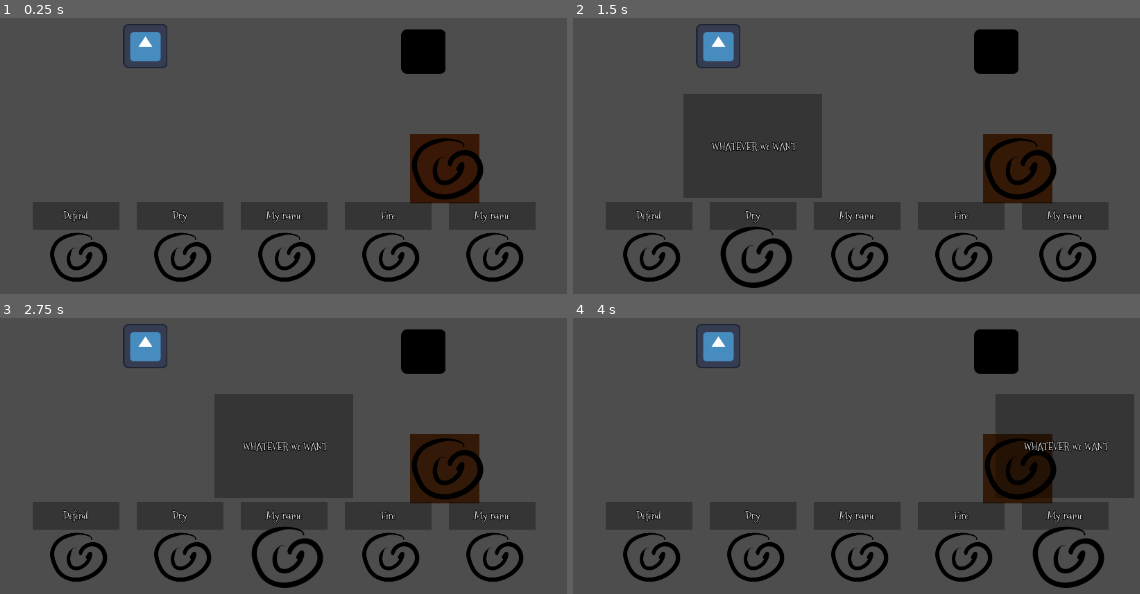
Above: before the commit, frames 1-4 (two rows, left to right).
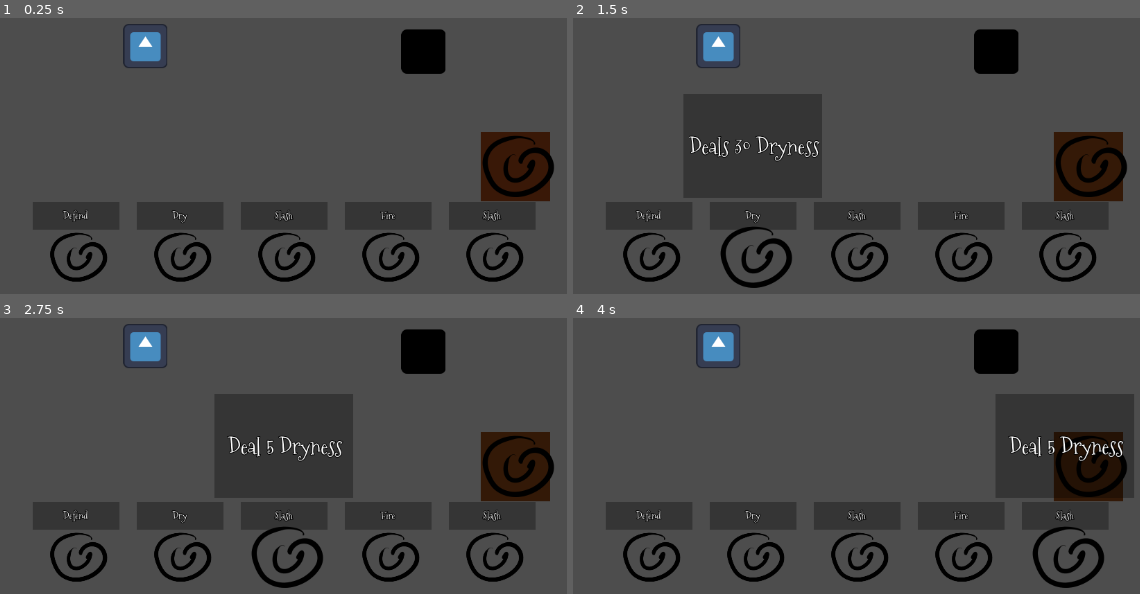
Above: after the commit, the same moments.

Repository: Ofir160/Alice-in-biscuitland
Game: Godot game, scene res://Scenes/battle.tscn
The game is run twice, just before and just after one commit, with the same random seed, the same clock (stepped at 60 frames per second) and the same inputs. The engine's default icon, where the game draws it, is replaced by a stand-in: a white triangle on a blue panel in a dark square.
Inputs (mouse positions are in pixels of both pictures, inside the frame that each line leads up to):
- Up to frame 1 (0.25 s): no input
- Up to frame 2 (1.5 s): tap Enter at 0.5 s; move the mouse to (646, 258) at 0.52 s; click (646, 258) at 0.6 s; tap Space at 1.25 s; move the mouse to (754, 258) at 1.27 s; click (754, 258) at 1.35 s
- Up to frame 3 (2.75 s): tap Enter at 2 s; move the mouse to (283, 558) at 2.02 s; click (283, 558) at 2.1 s
- Up to frame 4 (4 s): tap Space at 2.75 s; move the mouse to (964, 558) at 2.77 s; click (964, 558) at 2.85 s; tap Enter at 3.5 s; move the mouse to (1066, 558) at 3.52 s; click (1066, 558) at 3.6 s

The runs differ from the first frame. In frame 1, 6.4% of the frame differs, in the area x 46-98%, y 41-75%; in frame 2, 7.0%, in the area x 20-98%, y 41-75%; in frame 3, 7.0%; in frame 4, 6.2%.

Commit message:
Made some major changes to how everyhting is structured
Added the core game loop

Diff:
--- a/alice-in-biscuitland/Scenes/battle.tscn
+++ b/alice-in-biscuitland/Scenes/battle.tscn
@@ -1,11 +1,12 @@
-[gd_scene load_steps=8 format=3 uid="uid://c4vmrw7mh2obl"]
+[gd_scene load_steps=9 format=3 uid="uid://c4vmrw7mh2obl"]
 
 [ext_resource type="PackedScene" uid="uid://d1g5dkte4qqt" path="res://Scenes/deck_manager.tscn" id="1_w7k78"]
-[ext_resource type="PackedScene" uid="uid://buxd6cop4cing" path="res://Scenes/turn_manager.tscn" id="2_f6xt6"]
+[ext_resource type="PackedScene" uid="uid://buxd6cop4cing" path="res://Scenes/battle_manager.tscn" id="2_f6xt6"]
 [ext_resource type="PackedScene" uid="uid://2i6y7s6bk7vx" path="res://Scenes/biscuit.tscn" id="2_oxf17"]
 [ext_resource type="PackedScene" uid="uid://cavaphfau3v73" path="res://Scenes/teacup.tscn" id="3_1ruyk"]
 [ext_resource type="PackedScene" uid="uid://bibjx7qtlym8v" path="res://Scenes/enemy.tscn" id="4_1otgo"]
 [ext_resource type="PackedScene" uid="uid://c51ytetp1qhe2" path="res://Scenes/player.tscn" id="5_pd5xk"]
+[ext_resource type="PackedScene" uid="uid://djc7320s1ql4n" path="res://Scenes/table.tscn" id="7_ww2ai"]
 
 [sub_resource type="QuadMesh" id="QuadMesh_f6xt6"]
 size = Vector2(200, 200)
@@ -15,54 +16,68 @@
 [node name="Camera2D" type="Camera2D" parent="."]
 zoom = Vector2(0.5, 0.5)
 
-[node name="InitialBiscuits" type="Node" parent="."]
+[node name="BiscuitData" type="Node" parent="."]
 
-[node name="Biscuit" parent="InitialBiscuits" instance=ExtResource("2_oxf17")]
+[node name="Biscuit" parent="BiscuitData" instance=ExtResource("2_oxf17")]
 position = Vector2(1699, 1391)
 cardName = "Dry"
+Description = "Deals 30 Dryness"
 Img = "res://Assets/Sprites/placeholder.png"
 dryness = 30
 defense = 0
 special = 0
 
-[node name="Biscuit2" parent="InitialBiscuits" instance=ExtResource("2_oxf17")]
+[node name="Biscuit2" parent="BiscuitData" instance=ExtResource("2_oxf17")]
 position = Vector2(1699, 1391)
 cardName = "Defend"
+Description = "Adds 5 Defense"
 Img = "res://Assets/Sprites/placeholder.png"
 dryness = 0
 special = 0
 
-[node name="Biscuit3" parent="InitialBiscuits" instance=ExtResource("2_oxf17")]
+[node name="Biscuit3" parent="BiscuitData" instance=ExtResource("2_oxf17")]
 position = Vector2(1699, 1391)
 cardName = "Fire"
+Description = "Refills tea"
 Img = "res://Assets/Sprites/placeholder.png"
 dryness = 0
 defense = 0
 special = 0
 onDunkSpecial = 1
 
-[node name="Biscuit4" parent="InitialBiscuits" instance=ExtResource("2_oxf17")]
+[node name="Biscuit4" parent="BiscuitData" instance=ExtResource("2_oxf17")]
 position = Vector2(1699, 1391)
+cardName = "Slash"
+Description = "Deal 5 Dryness"
 Img = "res://Assets/Sprites/placeholder.png"
+dryness = 5
+defense = 0
+special = 0
 
-[node name="Biscuit5" parent="InitialBiscuits" instance=ExtResource("2_oxf17")]
+[node name="Biscuit5" parent="BiscuitData" instance=ExtResource("2_oxf17")]
 position = Vector2(1699, 1391)
+cardName = "Slash"
+Description = "Deal 5 Dryness"
 Img = "res://Assets/Sprites/placeholder.png"
+dryness = 5
+defense = 0
+special = 0
 
-[node name="Turn Manager" parent="." instance=ExtResource("2_f6xt6")]
+[node name="Battle Manager" parent="." node_paths=PackedStringArray("teacup", "table", "player", "enemy") instance=ExtResource("2_f6xt6")]
 cardsToPlay = 3
+teacup = NodePath("Teacup")
+table = NodePath("Table")
+player = NodePath("Player")
+enemy = NodePath("Enemy")
 
-[node name="Deck Manager" parent="Turn Manager" node_paths=PackedStringArray("teacup", "player", "currentEnemy", "initialDeck", "handBiscuits") instance=ExtResource("1_w7k78")]
-teacup = NodePath("../Teacup")
-player = NodePath("../Player")
-currentEnemy = NodePath("../Enemy")
-cardsToPlay = 3
-initialDeck = [NodePath("../../InitialBiscuits/Biscuit"), NodePath("../../InitialBiscuits/Biscuit2"), NodePath("../../InitialBiscuits/Biscuit3"), NodePath("../../InitialBiscuits/Biscuit4"), NodePath("../../InitialBiscuits/Biscuit5")]
+[node name="Deck Manager" parent="Battle Manager" node_paths=PackedStringArray("battleManager", "initialDeck", "handBiscuits") instance=ExtResource("1_w7k78")]
+battleManager = NodePath("..")
+initialDeck = [NodePath("../../BiscuitData/Biscuit"), NodePath("../../BiscuitData/Biscuit2"), NodePath("../../BiscuitData/Biscuit3"), NodePath("../../BiscuitData/Biscuit4"), NodePath("../../BiscuitData/Biscuit5")]
 handBiscuits = [NodePath("../HandDisplayBiscuits/1"), NodePath("../HandDisplayBiscuits/2"), NodePath("../HandDisplayBiscuits/3"), NodePath("../HandDisplayBiscuits/4"), NodePath("../HandDisplayBiscuits/5")]
 
-[node name="HandDisplayBiscuits" type="Node" parent="Turn Manager"]
+[node name="HandDisplayBiscuits" type="Node" parent="Battle Manager"]
 
-[node name="1" parent="Turn Manager/HandDisplayBiscuits" instance=ExtResource("2_oxf17")]
+[node name="1" parent="Battle Manager/HandDisplayBiscuits" instance=ExtResource("2_oxf17")]
 position = Vector2(0, 2000)
 timeToReset = 0.5
 cardName = ""
@@ -72,7 +87,7 @@
 defense = 0
 special = 0
 
-[node name="2" parent="Turn Manager/HandDisplayBiscuits" instance=ExtResource("2_oxf17")]
+[node name="2" parent="Battle Manager/HandDisplayBiscuits" instance=ExtResource("2_oxf17")]
 position = Vector2(0, 2000)
 timeToReset = 0.5
 cardName = ""
@@ -82,7 +97,7 @@
 defense = 0
 special = 0
 
-[node name="3" parent="Turn Manager/HandDisplayBiscuits" instance=ExtResource("2_oxf17")]
+[node name="3" parent="Battle Manager/HandDisplayBiscuits" instance=ExtResource("2_oxf17")]
 position = Vector2(0, 2000)
 timeToReset = 0.5
 cardName = ""
@@ -92,7 +107,7 @@
 defense = 0
 special = 0
 
-[node name="4" parent="Turn Manager/HandDisplayBiscuits" instance=ExtResource("2_oxf17")]
+[node name="4" parent="Battle Manager/HandDisplayBiscuits" instance=ExtResource("2_oxf17")]
 position = Vector2(0, 2000)
 timeToReset = 0.5
 cardName = ""
@@ -102,7 +117,7 @@
 defense = 0
 special = 0
 
-[node name="5" parent="Turn Manager/HandDisplayBiscuits" instance=ExtResource("2_oxf17")]
+[node name="5" parent="Battle Manager/HandDisplayBiscuits" instance=ExtResource("2_oxf17")]
 position = Vector2(0, 2000)
 timeToReset = 0.5
 cardName = ""
@@ -112,22 +127,25 @@
 defense = 0
 special = 0
 
-[node name="Enemy" parent="Turn Manager" instance=ExtResource("4_1otgo")]
+[node name="Table" parent="Battle Manager" instance=ExtResource("7_ww2ai")]
+position = Vector2(-15, -157)
+
+[node name="Enemy" parent="Battle Manager" instance=ExtResource("4_1otgo")]
 position = Vector2(401, -144)
 
-[node name="Player" parent="Turn Manager" instance=ExtResource("5_pd5xk")]
+[node name="Player" parent="Battle Manager" instance=ExtResource("5_pd5xk")]
 position = Vector2(-401, -160)
 
-[node name="Teacup" parent="Turn Manager" instance=ExtResource("3_1ruyk")]
+[node name="Teacup" parent="Battle Manager" instance=ExtResource("3_1ruyk")]
 z_index = -1
-position = Vector2(462, 195)
+position = Vector2(666, 188)
 
-[node name="Tea" type="MeshInstance2D" parent="Turn Manager/Teacup"]
+[node name="Tea" type="MeshInstance2D" parent="Battle Manager/Teacup"]
 self_modulate = Color(0.229563, 0.091267, 0.0290638, 1)
 show_behind_parent = true
 mesh = SubResource("QuadMesh_f6xt6")
 
-[node name="Timer" type="Timer" parent="Turn Manager"]
+[node name="Timer" type="Timer" parent="Battle Manager"]
 one_shot = true
 
-[connection signal="timeout" from="Turn Manager/Timer" to="Turn Manager" method="_on_timer_timeout"]
+[connection signal="timeout" from="Battle Manager/Timer" to="Battle Manager" method="_on_timer_timeout"]
--- /dev/null
+++ b/alice-in-biscuitland/Scenes/battle_manager.tscn
@@ -0,0 +1,6 @@
+[gd_scene load_steps=2 format=3 uid="uid://buxd6cop4cing"]
+
+[ext_resource type="Script" uid="uid://bctea4hqcmn2s" path="res://Scripts/battle_manager.gd" id="1_4ke4u"]
+
+[node name="Battle Manager" type="Node"]
+script = ExtResource("1_4ke4u")
--- a/alice-in-biscuitland/Scenes/biscuit.tscn
+++ b/alice-in-biscuitland/Scenes/biscuit.tscn
@@ -172,7 +172,7 @@
 theme_override_constants/outline_size = 8
 theme_override_fonts/normal_font = ExtResource("2_06a0o")
 theme_override_fonts/bold_font = ExtResource("3_8ptjb")
-theme_override_font_sizes/normal_font_size = 30
+theme_override_font_sizes/normal_font_size = 64
 scroll_active = false
 horizontal_alignment = 1
 vertical_alignment = 1
--- a/alice-in-biscuitland/Scenes/enemy.tscn
+++ b/alice-in-biscuitland/Scenes/enemy.tscn
@@ -1,22 +1,11 @@
-[gd_scene load_steps=4 format=3 uid="uid://bibjx7qtlym8v"]
+[gd_scene load_steps=3 format=3 uid="uid://bibjx7qtlym8v"]
 
 [ext_resource type="Script" uid="uid://dwybwf4sdhc0y" path="res://Scripts/enemy.gd" id="1_1f0kj"]
 [ext_resource type="Texture2D" uid="uid://d28u7h7e6kxwx" path="res://Assets/Sprites/icon.svg" id="2_1f0kj"]
 
-[sub_resource type="CircleShape2D" id="CircleShape2D_287tu"]
-radius = 100.0
-
 [node name="Enemy" type="Node2D"]
 script = ExtResource("1_1f0kj")
-
-[node name="Area2D" type="Area2D" parent="."]
-
-[node name="CollisionShape2D" type="CollisionShape2D" parent="Area2D"]
-shape = SubResource("CircleShape2D_287tu")
 
 [node name="Placeholder" type="Sprite2D" parent="."]
 modulate = Color(0, 0, 0, 1)
 texture = ExtResource("2_1f0kj")
-
-[connection signal="mouse_entered" from="Area2D" to="." method="_on_area_2d_mouse_entered"]
-[connection signal="mouse_exited" from="Area2D" to="." method="_on_area_2d_mouse_exited"]
--- a/alice-in-biscuitland/Scenes/player.tscn
+++ b/alice-in-biscuitland/Scenes/player.tscn
@@ -1,21 +1,10 @@
-[gd_scene load_steps=4 format=3 uid="uid://c51ytetp1qhe2"]
+[gd_scene load_steps=3 format=3 uid="uid://c51ytetp1qhe2"]
 
 [ext_resource type="Script" uid="uid://dkli5qsa385yp" path="res://Scripts/player.gd" id="1_cvnsp"]
 [ext_resource type="Texture2D" uid="uid://d28u7h7e6kxwx" path="res://Assets/Sprites/icon.svg" id="1_v0iea"]
 
-[sub_resource type="CircleShape2D" id="CircleShape2D_cvnsp"]
-radius = 100.0
-
 [node name="Player" type="Node2D"]
 script = ExtResource("1_cvnsp")
 
-[node name="Area2D" type="Area2D" parent="."]
-
-[node name="CollisionShape2D" type="CollisionShape2D" parent="Area2D"]
-shape = SubResource("CircleShape2D_cvnsp")
-
 [node name="Sprite2D" type="Sprite2D" parent="."]
 texture = ExtResource("1_v0iea")
-
-[connection signal="mouse_entered" from="Area2D" to="." method="_on_area_2d_mouse_entered"]
-[connection signal="mouse_exited" from="Area2D" to="." method="_on_area_2d_mouse_exited"]
--- /dev/null
+++ b/alice-in-biscuitland/Scenes/table.tscn
@@ -0,0 +1,17 @@
+[gd_scene load_steps=3 format=3 uid="uid://djc7320s1ql4n"]
+
+[ext_resource type="Script" uid="uid://cmkqy54f4pswg" path="res://Scripts/table.gd" id="1_ix8et"]
+
+[sub_resource type="RectangleShape2D" id="RectangleShape2D_qod8c"]
+size = Vector2(1000, 450)
+
+[node name="Table" type="Node2D"]
+script = ExtResource("1_ix8et")
+
+[node name="Area2D" type="Area2D" parent="."]
+
+[node name="CollisionShape2D" type="CollisionShape2D" parent="Area2D"]
+shape = SubResource("RectangleShape2D_qod8c")
+
+[connection signal="mouse_entered" from="Area2D" to="." method="_on_area_2d_mouse_entered"]
+[connection signal="mouse_exited" from="Area2D" to="." method="_on_area_2d_mouse_exited"]
--- a/alice-in-biscuitland/Scenes/turn_manager.tscn
+++ /dev/null
@@ -1,6 +0,0 @@
-[gd_scene load_steps=2 format=3 uid="uid://buxd6cop4cing"]
-
-[ext_resource type="Script" uid="uid://bctea4hqcmn2s" path="res://Scripts/turn_manager.gd" id="1_4ke4u"]
-
-[node name="Turn Manager" type="Node"]
-script = ExtResource("1_4ke4u")
--- /dev/null
+++ b/alice-in-biscuitland/Scripts/battle_manager.gd
@@ -0,0 +1,94 @@
+class_name BattleManager
+extends Node
+
+@onready var timer: Timer = $Timer
+@onready var deckManager: DeckManager = $"Deck Manager"
+
+@export var cardsToPlay : int
+@export var teacup : Teacup
+@export var table : Table
+@export var player : Player
+@export var enemy : Enemy
+
+func _ready() -> void:
+	start_fight()
+
+func start_fight() -> void:
+	enemy.index = 0 # Sets what enemy we are fighting
+	deckManager.drawPile.drawPile = deckManager.currentDeck
+	deckManager.drawPile.shuffle()
+	deckManager.hand.TurnEnded.connect(end_player_turn)
+	teacup.teaLevel = 100
+	player.thirst = 0
+	player.defense = 0
+	enemy.teaLevel = 100
+	enemy.thirst = 0
+	enemy.defense = 0
+	start_player_turn()
+
+
+func start_player_turn() -> void:
+	# Start the players turn
+	player.defense = 0
+	enemy.thirst = 0
+	deckManager.hand.draw_cards(5)
+	deckManager.cardsToPlay = cardsToPlay
+	enemy.set_action()
+
+
+func end_player_turn() -> void:
+	enemy.defense = 0
+	start_enemy_turn()
+
+
+func start_enemy_turn() -> void:
+	# Start the enemies turn
+	timer.start()
+	var action : Array = enemy.get_action()
+
+	player.take_dryness(action.get(0))
+	enemy.add_defense(action.get(1))
+
+func end_enemy_turn() -> void:
+	if teacup.sip(player.thirst):
+		lose_fight()
+	else:
+		player.thirst = 0
+		start_player_turn()
+
+
+func lose_fight() -> void:
+	deckManager.hand.TurnEnded.disconnect(end_player_turn)
+	print("You looose")
+
+
+func win_fight() -> void:
+	deckManager.hand.TurnEnded.disconnect(end_player_turn)
+	print("You wiiiiin")
+
+func play_biscuit(biscuitStat : Array, dunked : bool) -> void:
+	# This is where all the biscuit logic will go
+	if not dunked:
+		enemy.take_dryness(biscuitStat.get(3))
+		player.add_defense(biscuitStat.get(4))
+	else:
+		enemy.take_dryness(biscuitStat.get(6))
+		player.add_defense(biscuitStat.get(7))
+	if enemy.sip(enemy.thirst):
+		win_fight()
+	else:
+		enemy.thirst = 0
+
+
+func dunk_biscuit(biscuitStat : Array) -> bool: # Returns true if the biscuit sinks
+	# This is where all the biscuit dunking logic will go
+
+	var dunkChance = 0.5
+	if randf() <= dunkChance:
+		play_biscuit(biscuitStat, true)
+		return false
+	else:
+		return true
+
+func _on_timer_timeout() -> void:
+	end_enemy_turn()
--- a/alice-in-biscuitland/Scripts/deck_manager.gd
+++ b/alice-in-biscuitland/Scripts/deck_manager.gd
@@ -1,24 +1,47 @@
 class_name DeckManager
 extends Node
 
+@export var battleManager : BattleManager
+@export var drawPile : DrawPile
+@export var hand : Hand
+@export var initialDeck : Array[Biscuit]
+@export var handBiscuits : Array[Biscuit]
+
+var cardsToPlay : int
 var currentDeck : Array[Array]
 
 # Each biscuit is represented as an array of values
 # The order of the values determine what they are used for
 # The order is: CardName Description Image Dryness Defense Special DunkedDryness DunkedDefense DunkedSpecial OnDunkSpecial
 
-@export var teacup : Teacup
-@export var player : Player
-@export var currentEnemy : Enemy
-@export var cardsToPlay : int
-@export var drawPile : DrawPile
-@export var hand : Hand
-@export var initialDeck : Array[Biscuit]
-@export var handBiscuits : Array[Biscuit]
-
 func _ready() -> void:
 	for biscuit in initialDeck:
 		add_card(biscuit)
+	hand.BiscuitDunked.connect(on_biscuit_dunked)
+	hand.BiscuitPlayed.connect(on_biscuit_played)
+
+
+func on_biscuit_dunked(biscuitStat : Array) -> void:
+	update_cards_to_play(battleManager.dunk_biscuit(biscuitStat))
+
+
+func on_biscuit_played(biscuitStat : Array) -> void:
+	battleManager.play_biscuit(biscuitStat, false)
+	update_cards_to_play(false)
+
+
+func update_cards_to_play(sunk : bool) -> void:
+	cardsToPlay -= 1
+	if sunk:
+		hand.discard_biscuit(true)
+		if cardsToPlay <= 0:
+			hand.end_turn()
+	else:
+		if cardsToPlay <= 0:
+			hand.end_turn()
+		else:
+			hand.discard_biscuit(false)
+
 
 func add_card(biscuit : Biscuit) -> void:
 	# Converts a biscuit into an array of its stats
--- a/alice-in-biscuitland/Scripts/enemy.gd
+++ b/alice-in-biscuitland/Scripts/enemy.gd
@@ -1,11 +1,60 @@
 class_name Enemy
 extends Node2D
 
+var chosenAction : Array # Dryness Defense Special
+var index : int # Controls what the enemy is
 var hovering : bool = false
 
-func _on_area_2d_mouse_entered() -> void:
-	hovering = true
+var thirst : int
+var defense : int
+var teaLevel : int
 
 
-func _on_area_2d_mouse_exited() -> void:
-	hovering = false
+func take_dryness(dryness : int) -> void:
+	if dryness <= defense:
+		defense = defense - dryness
+	else:
+		thirst += dryness - defense
+		defense = 0
+
+
+func sip(amount : int) -> bool:
+	teaLevel -= amount
+	print(teaLevel)
+	if teaLevel <= 0:
+		return true
+	return false
+
+func add_defense(_defense : int) -> void:
+	defense += _defense
+
+
+func set_action() -> void:
+	var action : Array
+	for i in range(3):
+		action.append(0)
+	match index:
+		0:
+			# White rabbit
+			action.set(0, 5)
+			action.set(1, 10)
+		1:
+			# Cook
+			pass
+		2:
+			# Mad hatter
+			pass
+		3:
+			# Cheshire cat
+			pass
+		4:
+			# Jabberwocky
+			pass
+		5:
+			# The Red Queen
+			pass
+	chosenAction = action
+
+
+func get_action() -> Array:
+	return chosenAction
--- a/alice-in-biscuitland/Scripts/hand.gd
+++ b/alice-in-biscuitland/Scripts/hand.gd
@@ -1,6 +1,8 @@
 class_name Hand
 extends Node2D
 
+signal BiscuitPlayed(biscuitStat : Array)
+signal BiscuitDunked(biscuitStat : Array)
 signal TurnEnded
 
 @export var deckManager : DeckManager
@@ -10,15 +12,9 @@
 
 var biscuitHand : Array[Biscuit]
 var biscuitStatHand : Array[Array]
-var teacup : Teacup
-var player : Player
-var enemy : Enemy
 var currentBiscuit : Biscuit
 
 func _ready() -> void:
-	teacup = deckManager.teacup
-	player = deckManager.player
-	enemy = deckManager.currentEnemy
 	biscuitHand = deckManager.handBiscuits
 
 func draw_cards(numberOfCards : int) -> void:
@@ -97,24 +93,16 @@
 
 	return positions
 
-func play_biscuit(biscuit : Biscuit) -> void:
+func discard_biscuit(sunk : bool) -> void:
 
-	deckManager.cardsToPlay -= 1
-	if deckManager.cardsToPlay <= 0:
-		# End turn
-		discardPile.discard_array(biscuitStatHand)
-		biscuitStatHand.clear()
-		reset_display_biscuits_positions(0, true)
-		TurnEnded.emit()
-		return
-
-	var biscuitStat : Array = biscuitStatHand.get(biscuitHand.find(biscuit))
-	discardPile.discard(biscuitStat)
+	var biscuitStat : Array = biscuitStatHand.get(biscuitHand.find(currentBiscuit))
+	if not sunk:
+		discardPile.discard(biscuitStat) # Discard the biscuit
 
 	reset_display_biscuits_positions(len(biscuitStatHand), true)
 	biscuitStatHand.erase(biscuitStat)
-	biscuitHand.erase(biscuit)
-	biscuitHand.append(biscuit)
+	biscuitHand.erase(currentBiscuit)
+	biscuitHand.append(currentBiscuit)
 	reset_display_biscuits_positions(len(biscuitStatHand), false)
 
 	for i in range(len(biscuitStatHand)):
@@ -123,6 +111,12 @@
 
 	currentBiscuit.position = Vector2(0.0, 2000.0)
 
+
+func end_turn() -> void:
+	discardPile.discard_array(biscuitStatHand)
+	biscuitStatHand.clear()
+	reset_display_biscuits_positions(0, true)
+	TurnEnded.emit()
 
 func _process(delta: float) -> void:
 	if Input.is_action_just_pressed("Click"):
@@ -136,29 +130,13 @@
 		# When releasing
 		if currentBiscuit:
 			# If you are dragging a biscuit
-			if teacup.hovering:
+			if deckManager.battleManager.teacup.hovering:
 				# Dunked biscuit
 				currentBiscuit.isDunked = true
-				match currentBiscuit.onDunkSpecial:
-					1:
-						#FIRE EFFECT
-						teacup.teaLevel=100.0
-						teacup.get_node("Tea").self_modulate=Color(1,0.2,0.15,1)
-				play_biscuit(currentBiscuit)
-			elif player.hovering:
-				# Ate biscuit
-				##DRINK TEA
-				##ONLY ALLOWED IF NOT AN ONDUNKSPECIAL TYPE
-				if currentBiscuit.onDunkSpecial==0:
-					teacup.sip(currentBiscuit.dryness)
-					play_biscuit(currentBiscuit)
-				else:currentBiscuit.reset()
-			elif enemy.hovering:
-				# Enemy ate biscuit
-				if currentBiscuit.onDunkSpecial==0:
-					##WHEN WE ADD ENEMY DRYNESS&TEA YOU CAN COPY MY CODE JUST ABOVE FOR THE PLAYER
-					play_biscuit(currentBiscuit)
-				else:currentBiscuit.reset()
+				BiscuitDunked.emit(biscuitStatHand.get(biscuitHand.find(currentBiscuit)))
+			elif deckManager.battleManager.table.hovering:
+				# Dropped biscuit on table
+				BiscuitPlayed.emit(biscuitStatHand.get(biscuitHand.find(currentBiscuit)))
 			else:
 				# Biscuit dropped
 				currentBiscuit.reset()
--- a/alice-in-biscuitland/Scripts/player.gd
+++ b/alice-in-biscuitland/Scripts/player.gd
@@ -1,11 +1,16 @@
 class_name Player
 extends Node2D
 
-var hovering : bool
+var thirst : int
+var defense : int
 
-func _on_area_2d_mouse_entered() -> void:
-	hovering = true
+func take_dryness(dryness : int) -> void:
+	if dryness <= defense:
+		defense = defense - dryness
+	else:
+		thirst += dryness - defense
+		defense = 0
 
 
-func _on_area_2d_mouse_exited() -> void:
-	hovering = false
+func add_defense(_defense : int) -> void:
+	defense += _defense
--- /dev/null
+++ b/alice-in-biscuitland/Scripts/table.gd
@@ -0,0 +1,11 @@
+class_name Table
+extends Node2D
+
+var hovering : bool
+
+func _on_area_2d_mouse_entered() -> void:
+	hovering = true
+
+
+func _on_area_2d_mouse_exited() -> void:
+	hovering = false
--- a/alice-in-biscuitland/Scripts/teacup.gd
+++ b/alice-in-biscuitland/Scripts/teacup.gd
@@ -1,7 +1,7 @@
 class_name Teacup
 extends Node2D
 
-var teaLevel=100.0
+var teaLevel : int
 
 var hovering : bool = false
 
@@ -12,14 +12,14 @@
 func _on_area_2d_mouse_exited() -> void:
 	hovering = false
 
-func sip(amount:int) -> void:
-	teaLevel-=amount
-	if teaLevel<=0:
-		teaLevel=0
-		print("You LOSE!!!")
-		#LOSE CODE
+func sip(amount : int) -> bool:
+	teaLevel -= amount
+	if teaLevel <= 0:
+		teaLevel = 0
+		return true
+	return false
 
-func _process(delta: float) -> void:
-	$Tea.scale.y=lerp($Tea.scale.y,teaLevel/100,0.1)
-	$Tea.position.y=lerp($Tea.position.y,100-teaLevel,0.1)
+func _process(_delta: float) -> void:
+	$Tea.scale.y=lerp($Tea.scale.y,teaLevel/100.0,0.1)
+	$Tea.position.y=lerp($Tea.position.y,100.0-teaLevel,0.1)
 	$Tea.self_modulate=lerp($Tea.self_modulate,Color(.2,0.1,0.03,1),0.02)
--- a/alice-in-biscuitland/Scripts/turn_manager.gd
+++ /dev/null
@@ -1,43 +0,0 @@
-class_name TurnManager
-extends Node
-
-@onready var timer: Timer = $Timer
-@onready var deckManager: DeckManager = $"Deck Manager"
-
-@export var cardsToPlay : int
-
-func _ready() -> void:
-	start_fight()
-
-func start_fight() -> void:
-	deckManager.drawPile.drawPile = deckManager.currentDeck
-	deckManager.drawPile.shuffle()
-	deckManager.hand.TurnEnded.connect(end_player_turn)
-	start_player_turn()
-
-
-func start_player_turn() -> void:
-	# Start the players turn
-	deckManager.hand.draw_cards(5)
-	deckManager.cardsToPlay = cardsToPlay
-
-
-func end_player_turn() -> void:
-	start_enemy_turn()
-
-
-func start_enemy_turn() -> void:
-	# Start the enemies turn
-	timer.start()
-
-
-func end_enemy_turn() -> void:
-	start_player_turn()
-
-
-func end_fight() -> void:
-	pass
-
-
-func _on_timer_timeout() -> void:
-	end_enemy_turn()
Renamed: alice-in-biscuitland/Scripts/turn_manager.gd.uid -> alice-in-biscuitland/Scripts/battle_manager.gd.uid
Not shown, added: alice-in-biscuitland/Scripts/table.gd.uid
